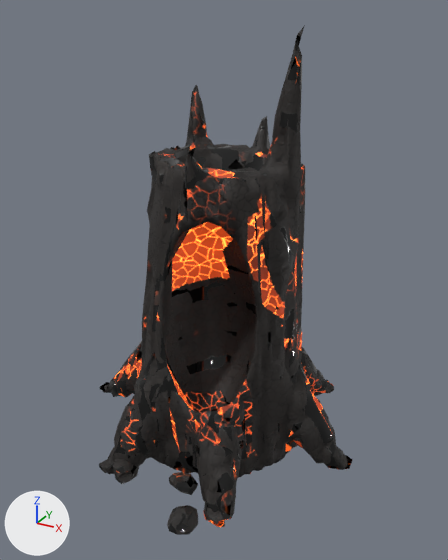
Renders of the Blender file render-output/b4-props/b4p_charred_stump/b4p_charred_stump.blend from each side of a commit.
One viewpoint serves both versions: a 50 mm camera at (0.831, -1.422, 1.233) aimed at (0.053, -0.007, 0.525). The axes (+X, +Y, +Z) are drawn at lower left. The lights are the same throughout. The first picture is the older version.

The first picture shows 'b4p_charred_stump'.
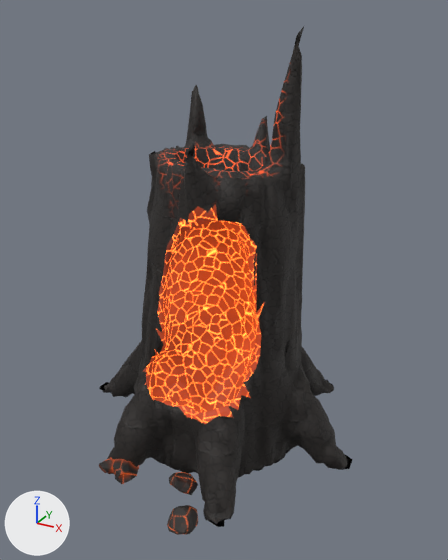
Pixel boxes (x1, y1, x2, y2) of what changed, in the pictures (448 x 560 px; the box of a moved part takes in the faces that stretch with it):
'b4p_charred_stump', reshaped
    before: (99, 25, 352, 535)
    after: (99, 26, 352, 535)
part 1 of me_b4p_charred_stump, moved or reshaped
    before: (134, 139, 352, 472)
    after: (134, 140, 352, 472)
part 2 of me_b4p_charred_stump, moved or reshaped
    both: (193, 128, 216, 149)
part 3 of me_b4p_charred_stump, surface changed
    both: (99, 34, 352, 535)

The change in detail:
me_b4p_charred_stump is used by ob_b4p_charred_stump; location (0.0, 0.0, 0.0).
me_b4p_charred_stump had 2471 vertices, 4918 faces and spanned x -0.456..0.456, y -0.437..0.437, z 0.0..1.196.
me_b4p_charred_stump now has 2471 vertices, 4918 faces and spans x -0.457..0.457, y -0.437..0.437, z 0.0..1.196.
me_b4p_charred_stump part 1: 13 vertices moved from x -0.116..0.225, y -0.236..-0.071, z 0.121..0.858 to x -0.11..0.224, y -0.238..-0.071, z 0.123..0.857; 117 vertices removed from x -0.117..0.456, y -0.257..0.319, z 0.0..0.879; 121 vertices added at x -0.12..0.457, y -0.256..0.319, z 0.0..0.873.
me_b4p_charred_stump part 2: 3 vertices removed from x -0.121..-0.084, y 0.146..0.163, z 0.868..0.889; 2 vertices added at x -0.11..-0.085, y 0.148..0.163, z 0.868..0.894.
me_b4p_charred_stump part 3: 4335 kept faces spanning x -0.457..0.453, y -0.437..0.437, z 0.0..1.196 get new texture (UV) coordinates.
Other edits to the shape of me_b4p_charred_stump do not show in these pictures.
